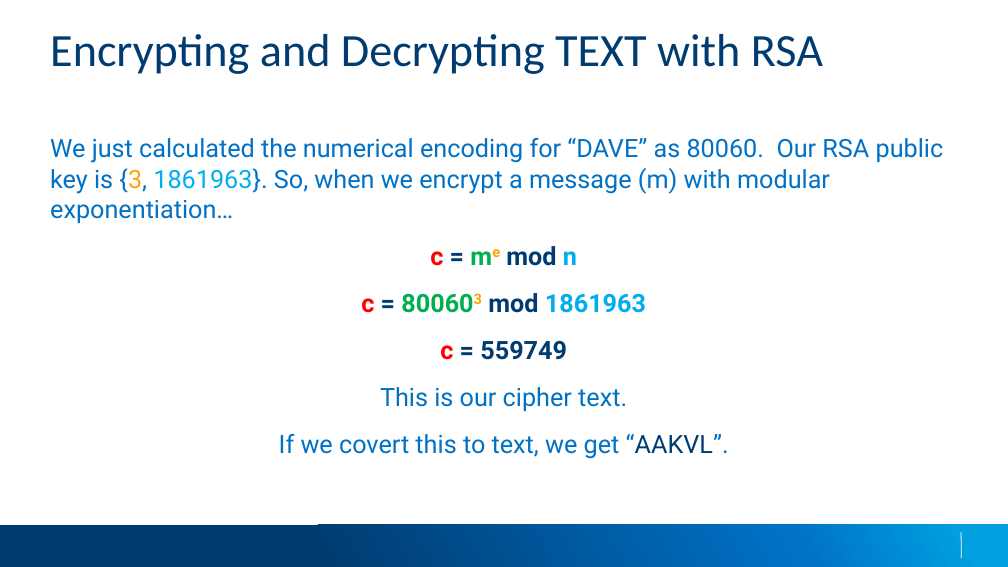
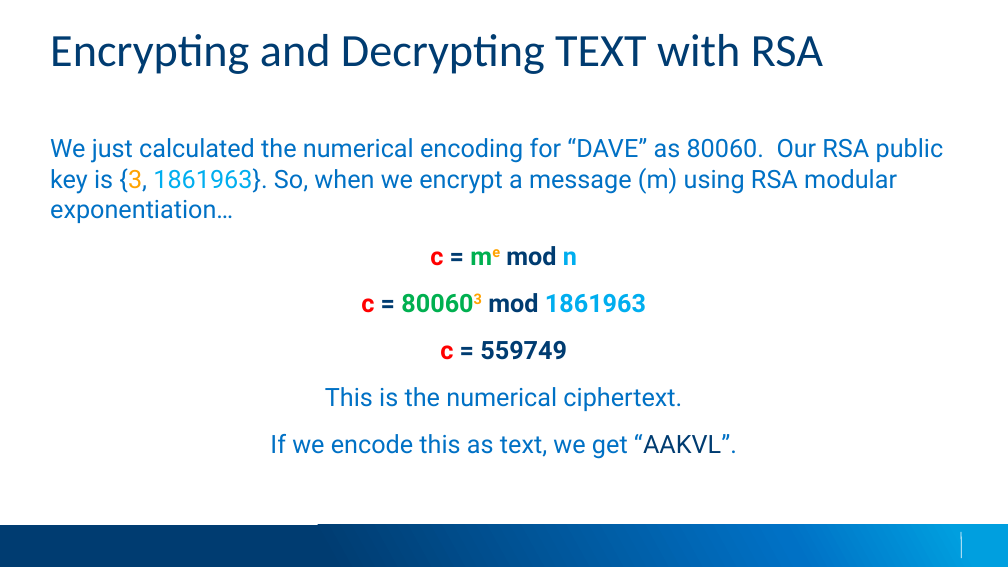
Before and after one commit to applesauce49/lincoln_high, a slide deck: slide 23 of presos/LincolnHighVisit-2023.pptx. Drawn at 1008x567 pixels with LibreOffice and Linux fonts; fonts in the diff are those of the drawing; background and template pictures are left out. Boxes give left, top, right and bottom in pixels: in the first picture for what was removed or moved away, otherwise in the second. Text is boxed around its words. In the diff, an @@ line names an element or a change of style, - is before the commit and + after.

```diff
--- a/presos/LincolnHighVisit-2023.pptx
+++ b/presos/LincolnHighVisit-2023.pptx
@@ text at [50,138,944,223]: text changed @@
-We just calculated the numerical encoding for “DAVE” as 80060. Our RSA public key is {3, 1861963}. So, when we encrypt a message (m) with modular exponentiation…
+We just calculated the numerical encoding for “DAVE” as 80060. Our RSA public key is {3, 1861963}. So, when we encrypt a message (m) using RSA modular exponentiation…
@@ text at [270,387,737,459]: text changed @@
-  This is our cipher text.
-If we covert this to text, we get “AAKVL”.
+  This is the numerical ciphertext.
+If we encode this as text, we get “AAKVL”.
```
Also in this commit, not shown: 10 other slides changed.
